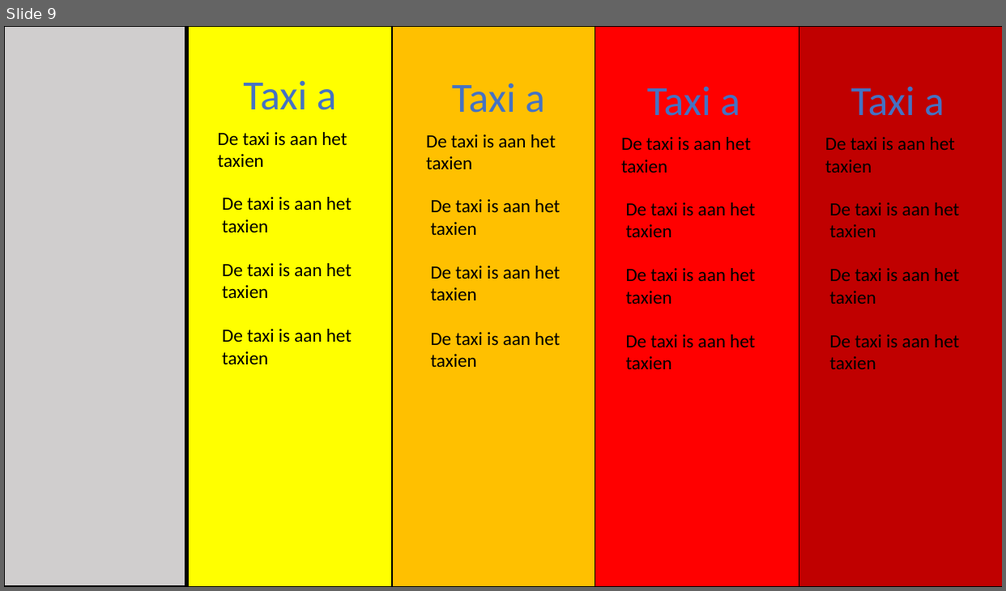
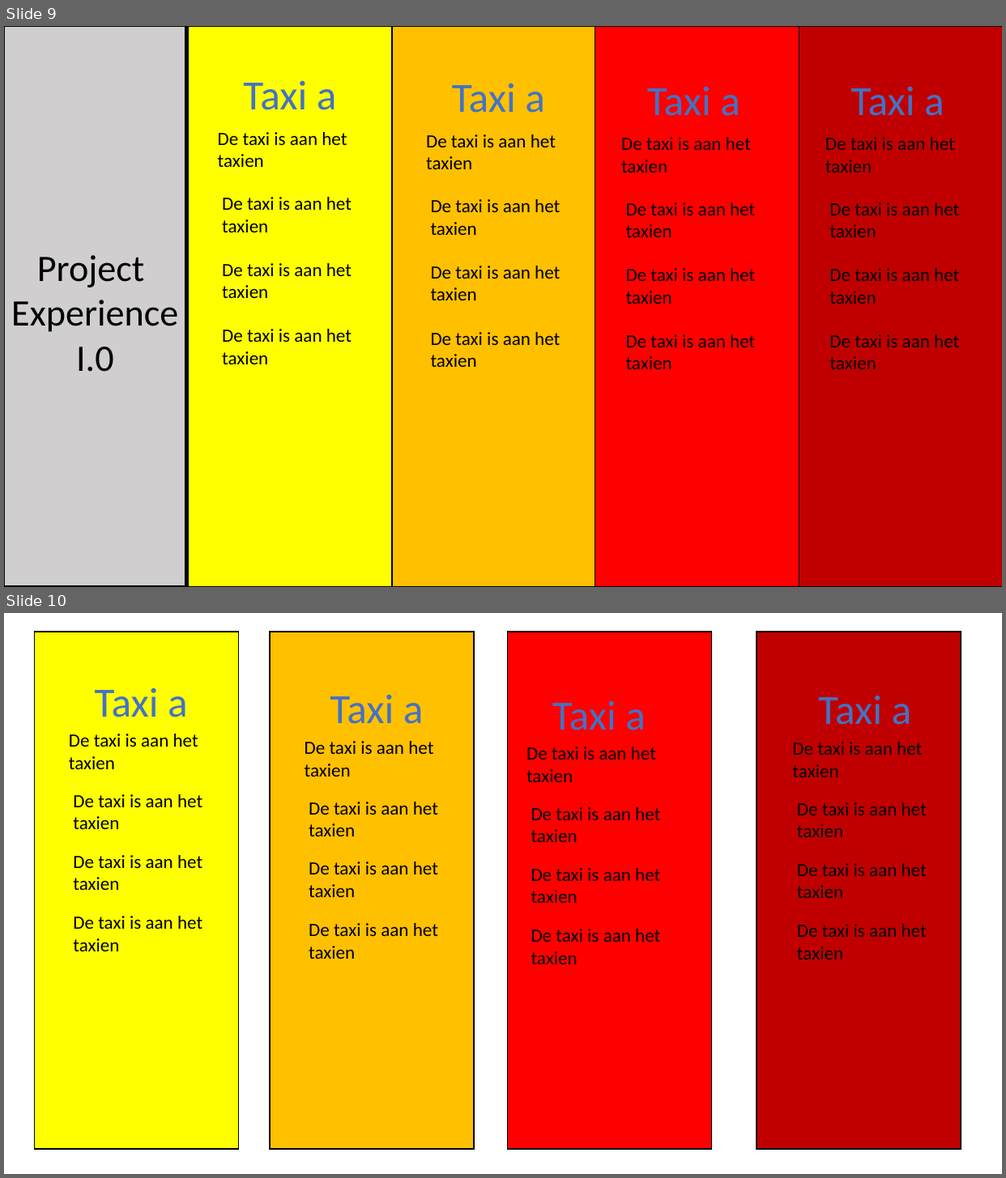
Before and after one commit to vives-project-xp/Taxi, a slide deck: School presentatie/Presentatie1.pptx. Shown one above the other, each under a label of ours: slide 9 before the commit, slides 9 and 10 after it. The pictures are 1006x591 and 1006x1178 pixels, drawn with LibreOffice and Linux fonts; fonts in the diff are those of the drawing. Boxes give left, top, right and bottom in pixels: in the first picture for what was removed or moved away, otherwise in the second. Text is boxed around its words. In the diff, an @@ line names an element or a change of style, - is before the commit and + after.

```diff
--- a/School presentatie/Presentatie1.pptx
+++ b/School presentatie/Presentatie1.pptx
@@ slide 10 added at (4, 613, 1002, 1174), background #FFFFFF @@
@@ group added at (35, 632, 961, 1150): 20 texts, 4 rectangles @@
+Taxi a
+De taxi is aan het taxien
+De taxi is aan het taxien
+De taxi is aan het taxien
+De taxi is aan het taxien
+Taxi a
+De taxi is aan het taxien
+De taxi is aan het taxien
+De taxi is aan het taxien
+De taxi is aan het taxien
+Taxi a
+De taxi is aan het taxien
+De taxi is aan het taxien
+De taxi is aan het taxien
+De taxi is aan het taxien
+Taxi a
+De taxi is aan het taxien
+De taxi is aan het taxien
+De taxi is aan het taxien
+De taxi is aan het taxien
@@ slide 9 changed as well @@
@@ text added at (11, 255, 178, 372), 36 pt, text #000000 @@
+Project
+Experience
+I.0
```
Also in this commit, not shown: 8 other slides changed, 1 other file.
